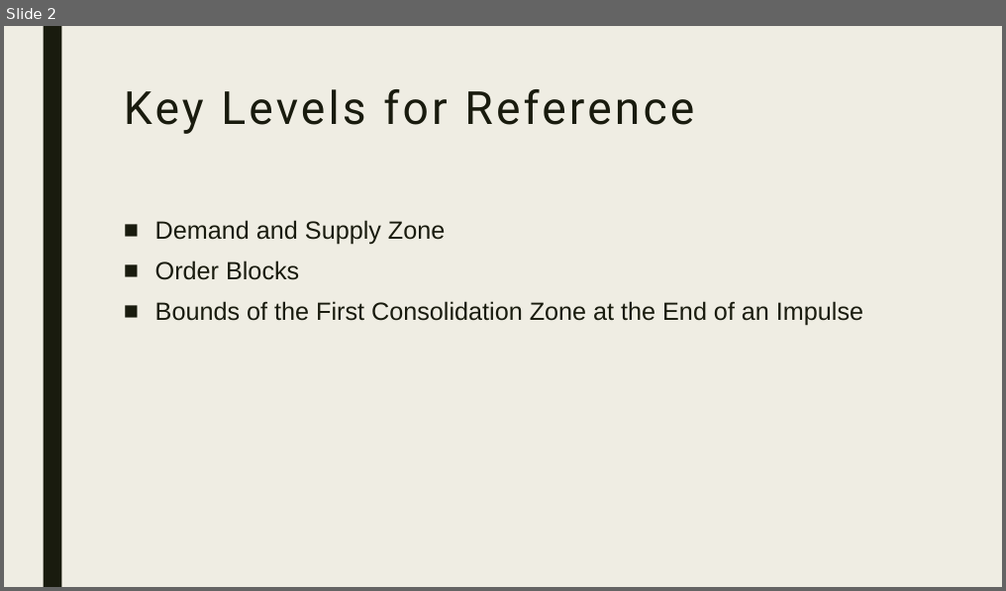
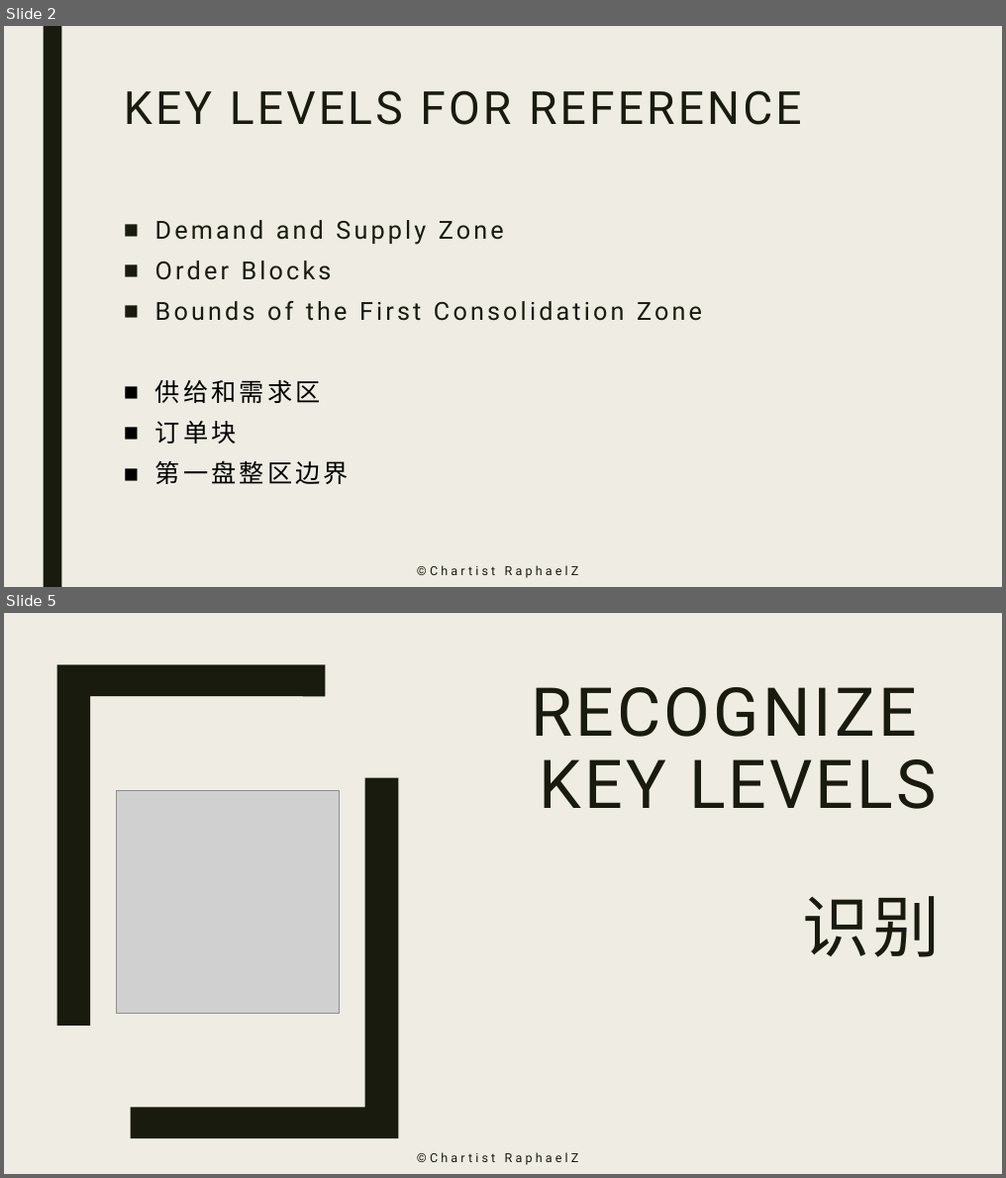
Before and after one commit to zhuzp98/ChartistRaphaelZ, a slide deck: Slides/Key Levels - Plan and Execution.pptx. Shown one above the other, each under a label of ours: slide 2 before the commit, slides 2 and 5 after it; the slides between them are not shown. The pictures are 1006x591 and 1006x1178 pixels, drawn with LibreOffice and Linux fonts; fonts in the diff are those of the drawing; grey boxes stand for pictures. Boxes give left, top, right and bottom in pixels: in the first picture for what was removed or moved away, otherwise in the second. Text is boxed around its words. In the diff, an @@ line names an element or a change of style, - is before the commit and + after.

```diff
--- a/Slides/Key Levels - Plan and Execution.pptx
+++ b/Slides/Key Levels - Plan and Execution.pptx
@@ slide 5 added at (4,613,1002,1174), background #EFEDE3; not listed: 1 template element that a slide beside it also shows @@
@@ rectangle added at (4,613,1002,1174), fill #EFEDE3 @@
@@ freeform shape added at (57,664,325,1026), fill #191B0E @@
@@ title added at (532,687,940,958), 64.8 pt, text #191B0E @@
+RECOGNIZE
+KEY LEVELS
+识别
@@ picture added at (116,790,339,1013) @@
@@ freeform shape added at (131,778,399,1140), fill #191B0E @@
@@ text added at (241,1142,754,1174), 12 pt, text #191B0E @@
+©️Chartist RaphaelZ
@@ slide 2 changed as well @@
@@ title at (124,90,802,125): text changed @@
-Key Levels for Reference
+KEY LEVELS FOR REFERENCE
@@ text at (155,220,504,280): font Arial to Roboto, letter spacing 0 to 3 pt in "Demand and Supply Zone", "Order Blocks" @@
@@ text at (155,301,702,484): text changed; font Arial to Roboto @@
-■ Bounds of the First Consolidation Zone at the End of an Impulse
+■ Bounds of the First Consolidation Zone
+■ 供给和需求区
+■ 订单块
+■ 第一盘整区边界
@@ text added at (241,555,754,587), 12 pt, text #191B0E @@
+©️Chartist RaphaelZ
```
Also in this commit, not shown: 2 other slides changed, 8 other slides added, 4 other files.
